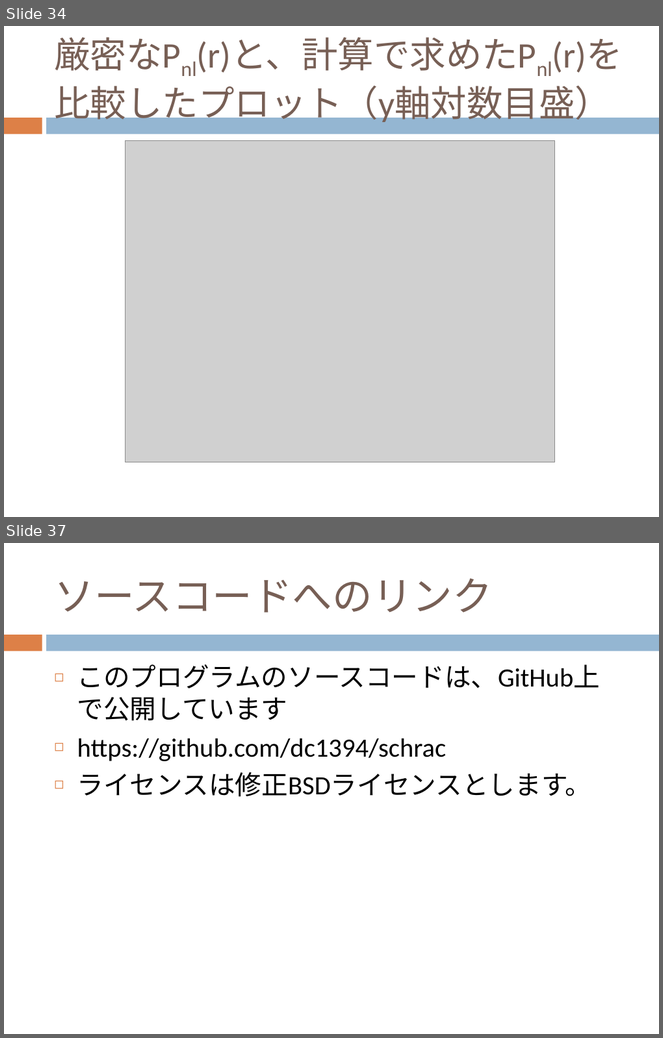
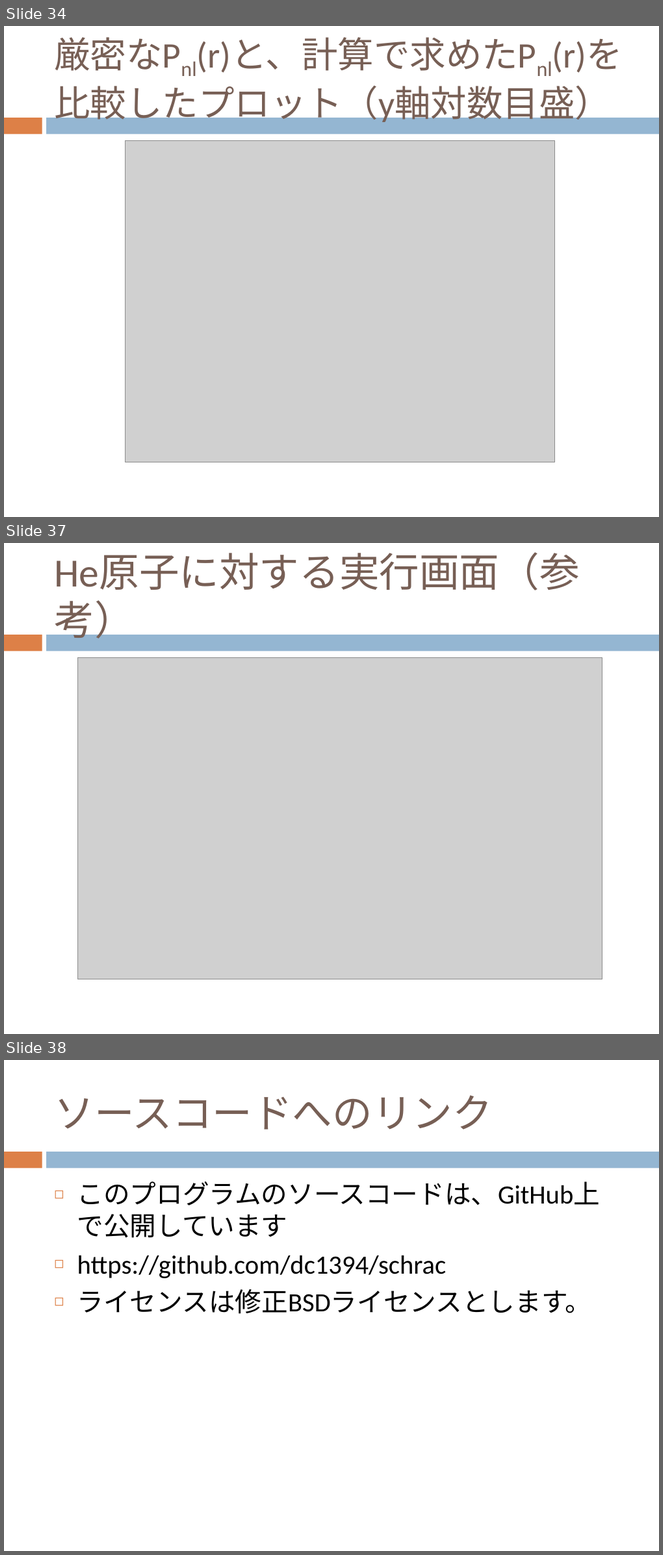
Before and after one commit to dc1394/fukui_sono2, a slide deck: 福井技術者の集い_その2_発表資料スライド.pptx. Shown one above the other, each under a label of ours: slides 34 and 37 before the commit, slides 34, 37 and 38 after it; the slides between them are not shown. The pictures are 663x1038 and 663x1555 pixels, drawn with LibreOffice and Linux fonts; fonts in the diff are those of the drawing; grey boxes stand for pictures. Boxes give left, top, right and bottom in pixels: in the first picture for what was removed or moved away, otherwise in the second. Text is boxed around its words. In the diff, an @@ line names an element or a change of style, - is before the commit and + after.

```diff
--- a/福井技術者の集い_その2_発表資料スライド.pptx
+++ b/福井技術者の集い_その2_発表資料スライド.pptx
@@ slide 37 added at [4, 543, 659, 1034], background #FFFFFF; not listed: 2 template elements that a slide beside it also shows @@
@@ title added at [54, 553, 579, 645], 44 pt, text #775F55 @@
+He原子に対する実行画面（参考）
@@ picture added at [78, 657, 602, 980] @@
@@ what was slide 37 is now slide 38 @@
```
Also in this commit, not shown: 1 slide changed, 5 other files.
